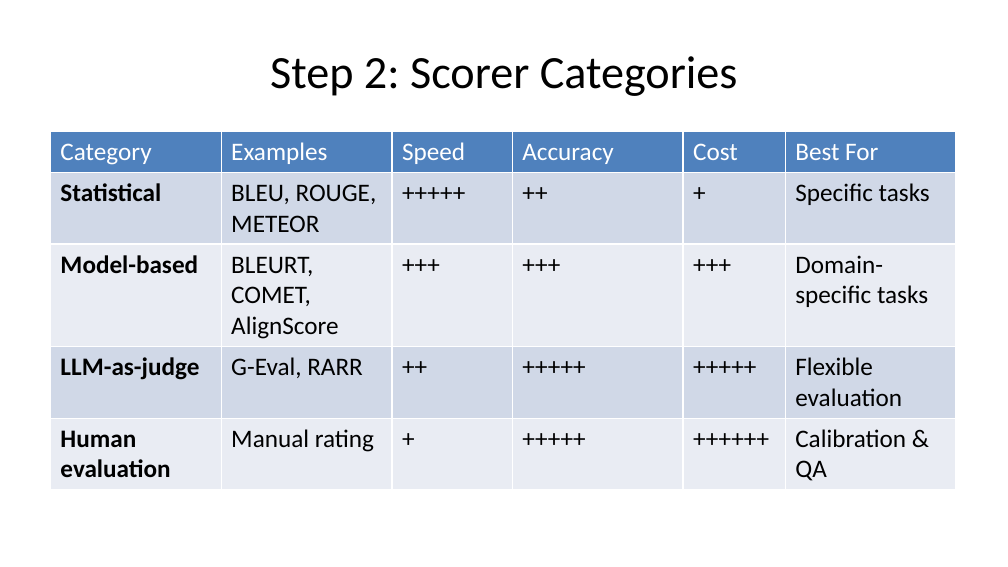
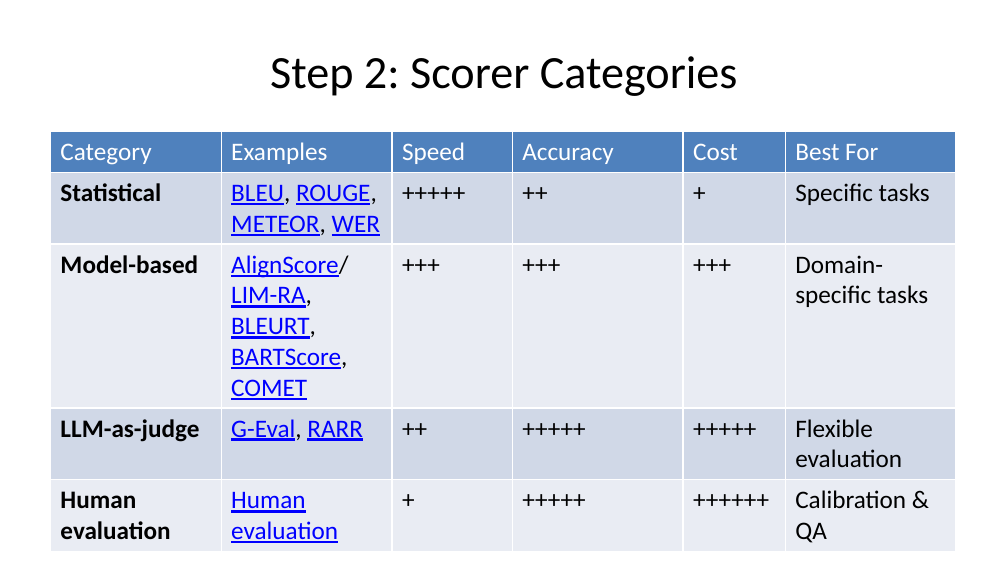
Before and after one commit to littlehifive/taf-ai-eval-pre, a slide deck: slide 30 of presentation/ai_eval_presentation.pptx (slide 28 before the commit). Drawn at 1008x567 pixels with LibreOffice and Linux fonts; fonts in the diff are those of the drawing. Boxes give left, top, right and bottom in pixels: in the first picture for what was removed or moved away, otherwise in the second. Text is boxed around its words. In the diff, an @@ line names an element or a change of style, - is before the commit and + after.

```diff
--- a/presentation/ai_eval_presentation.pptx
+++ b/presentation/ai_eval_presentation.pptx
@@ table at [50, 132, 954, 547] @@
-row 2, column 2: BLEU, ROUGE, METEOR
+row 2, column 2: BLEU, ROUGE, METEOR, WER
-row 3, column 2: BLEURT, COMET, AlignScore
+row 3, column 2: AlignScore/LIM-RA, BLEURT, BARTScore, COMET
-row 5, column 2: Manual rating
+row 5, column 2: Human evaluation
@@ text colour #000000 to #0000FF, underline on in "G-Eval, RARR" @@
```
Also in this commit, not shown: 23 other slides changed, 4 slides added, 1 slide removed, 6 other files.
